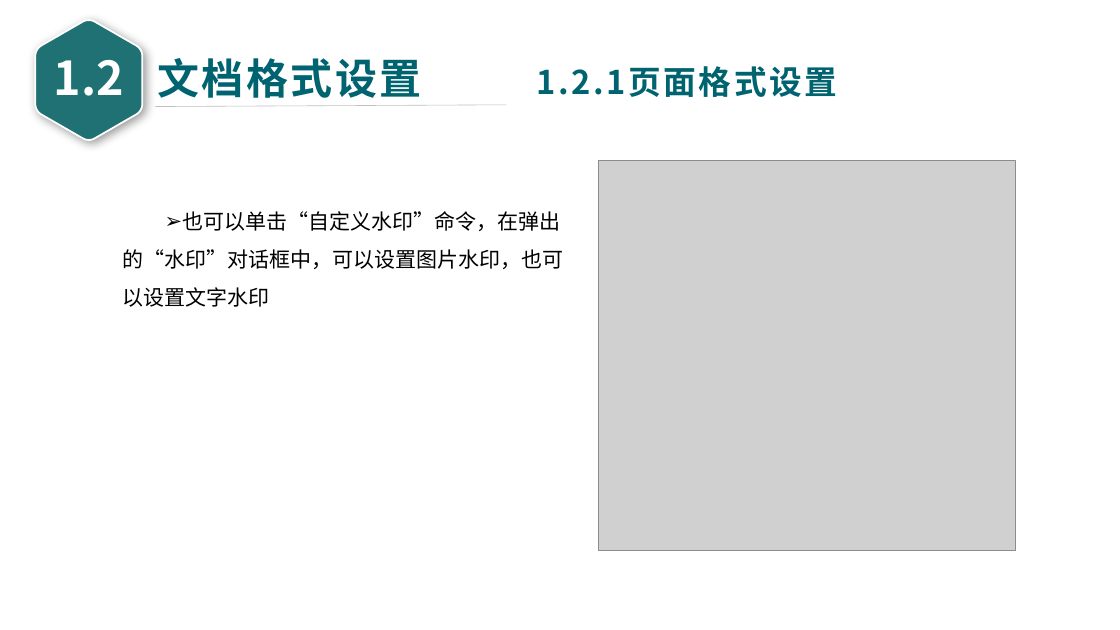
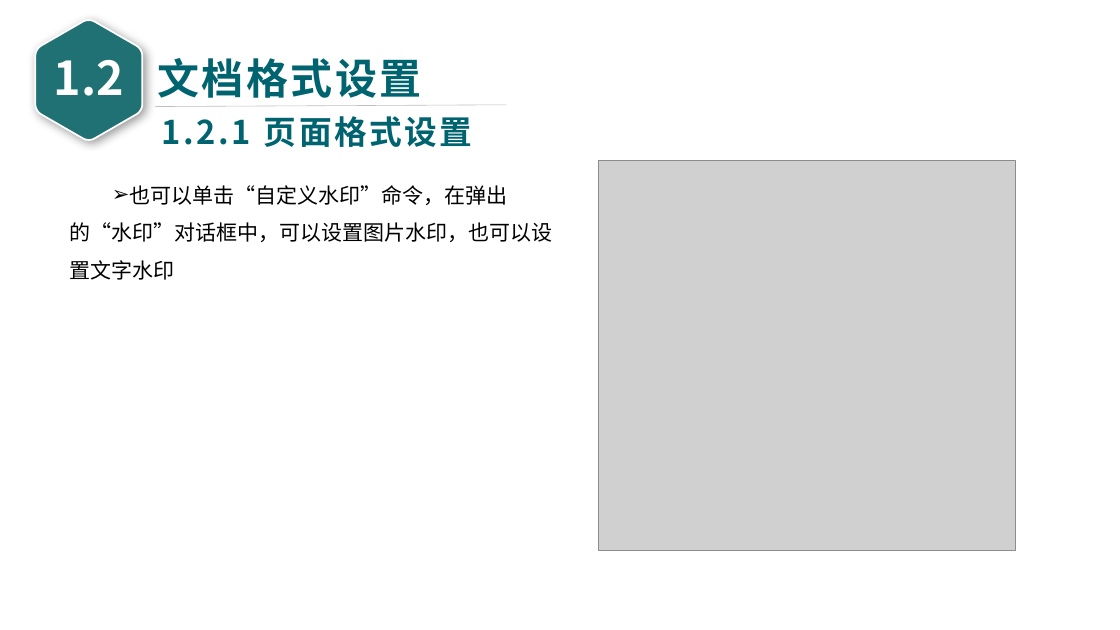
Before and after one commit to glplaman/glplaman.github.io, a slide deck: slide 30 of office/file/wps PPT/第1章 WPS文字文档编辑 - glpla.pptx. Drawn at 1120x630 pixels with LibreOffice and Linux fonts; fonts in the diff are those of the drawing; grey boxes stand for pictures. Boxes give left, top, right and bottom in pixels: in the first picture for what was removed or moved away, otherwise in the second. Text is boxed around its words. In the diff, an @@ line names an element or a change of style, - is before the commit and + after.

```diff
--- a/office/file/wps PPT/第1章 WPS文字文档编辑 - glpla.pptx
+++ b/office/file/wps PPT/第1章 WPS文字文档编辑 - glpla.pptx
@@ text removed at bbox=[537, 66, 838, 97] @@
-1.2.1页面格式设置
@@ text added at bbox=[162, 116, 473, 147], 28 pt, text #006370, bold @@
+1.2.1 页面格式设置
@@ text "也可以单击“自定义水印”命令，在弹出的“水印”对话框中，可以设置图片水印，也可以设置文字水印" rewrapped from bbox=[123, 211, 564, 307] to bbox=[70, 185, 553, 280] @@
```
Also in this commit, not shown: 91 other slides changed, 9 other files.
